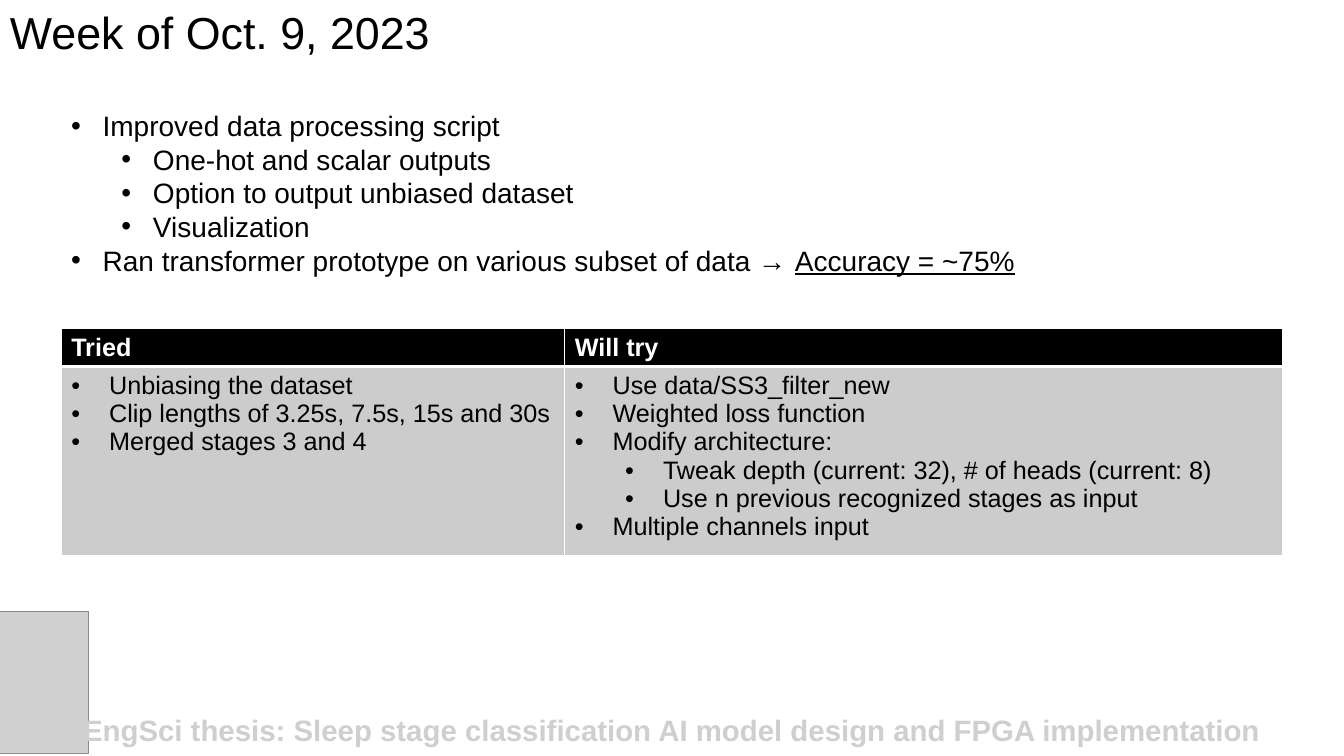
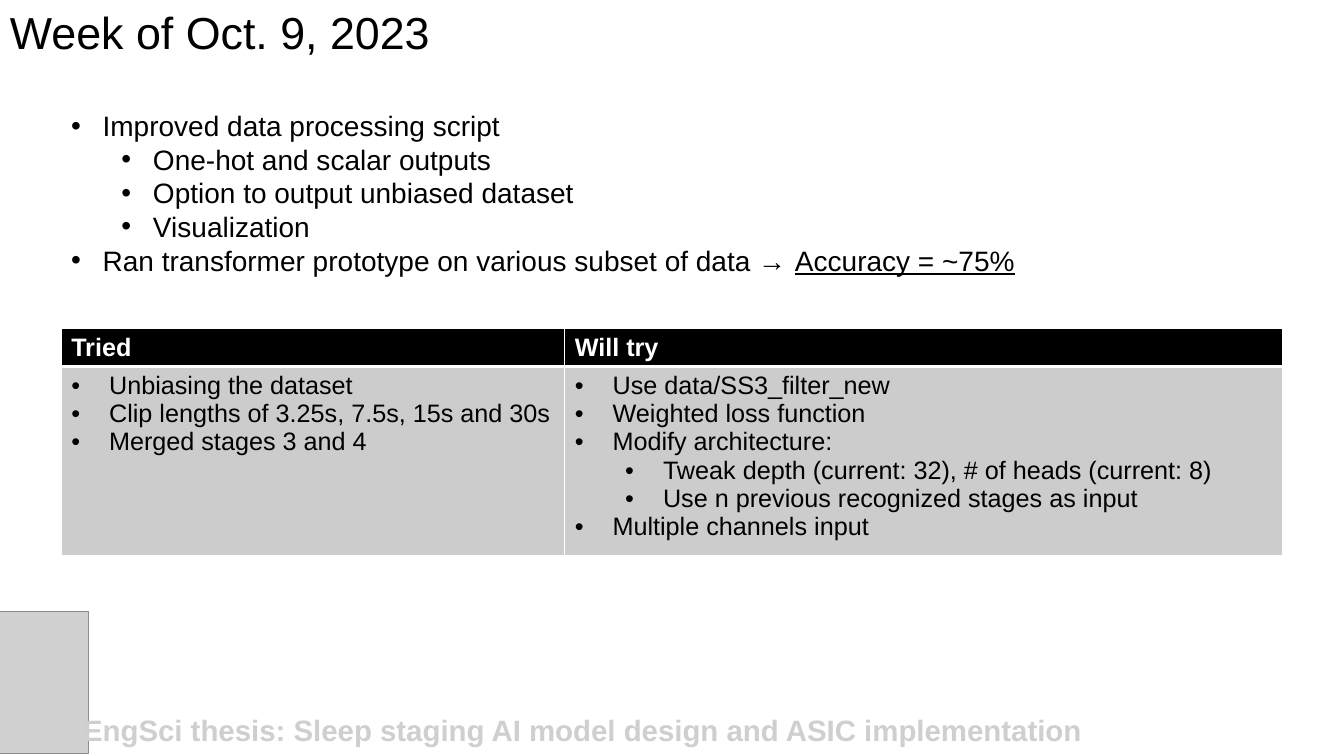
Before and after one commit to TristanRobitaille/engsci-thesis, a slide deck: slide 2 of weekly_progress.pptx. Drawn at 1344x756 pixels with LibreOffice and Linux fonts; fonts in the diff are those of the drawing; grey boxes stand for pictures. Boxes give left, top, right and bottom in pixels: in the first picture for what was removed or moved away, otherwise in the second. Text is boxed around its words. In the diff, an @@ line names an element or a change of style, - is before the commit and + after.

```diff
--- a/weekly_progress.pptx
+++ b/weekly_progress.pptx
@@ text at box(83, 718, 1081, 747): text changed @@
-EngSci thesis: Sleep stage classification AI model design and FPGA implementation
+EngSci thesis: Sleep staging AI model design and ASIC implementation
```
Also in this commit, not shown: 2 other slides changed, 1 slide added, 7 other files.
